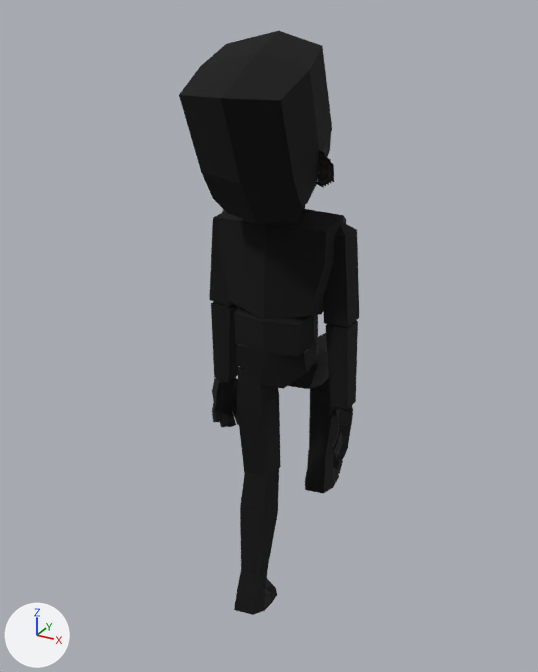
The glTF model _GLTF/-Actors/NewPlayer.gltf, before and after one commit.
One viewpoint serves both versions: a camera (50 mm lens) standing at (0.95, -1.785, 1.86) and looking at (-0.061, 0.052, 0.941). Arrows for +X, +Y and +Z are at lower left; the lights stay in place. The older version comes first. Both versions are drawn at frame 16 of the action 'aWallRunUp-loop'; the numbers are the values there.

In view in the first picture: 'FlatTopOutline', 'Foot.ROutline', 'HipsOutline', 'LowerArm.LOutline', 'LowerArm.ROutline', 'LowerLeg.LOutline', 'LowerLeg.ROutline', 'MidTorsoOutline', 'TorsoOutline', 'UpperArm.ROutline', 'UpperLeg.LOutline', 'UpperLeg.ROutline' and 21 more.
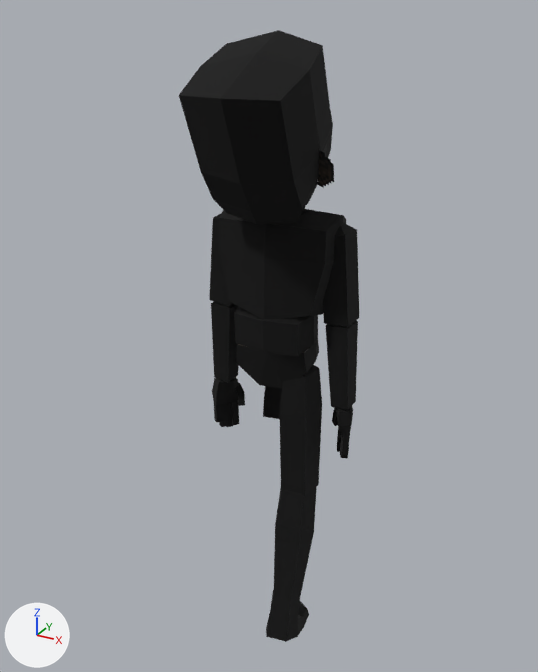
Not drawn themselves, but carrying or shaping drawn objects: ob_bmiddlefinger_l, ob_bmiddlefingertip_l, ob_bringfinger_l, ob_bringfingertip_l, ob_bpinkyfinger_l, ob_bpinkyfingertip_l, ob_bindexfingertip_r, ob_bpinkyfinger_r, ob_bpinkyfingertip_r, ob_bupperleg_l, ob_blowerleg_l, ob_bfoot_l, ob_bfoottip_l, ob_bupperleg_r, ob_blowerleg_r, ob_bfoot_r, ob_bfoottip_r.

Pixel boxes [x1, y1, x2, y2] of what changed, in the pictures (538 x 672 px):
'LowerLeg.ROutline', turned: before [309, 378, 338, 459]; after [274, 487, 317, 601]
'UpperLeg.ROutline', turned: before [288, 333, 329, 389]; after [280, 365, 322, 496]
'UpperLeg.LOutline', turned (not visible afterwards): before [237, 366, 281, 478]
'LowerLeg.LOutline', turned (not visible afterwards): before [240, 469, 279, 575]
'Foot.ROutline', turned: before [305, 450, 339, 494]; after [266, 590, 304, 642]
'Foot.LOutline', turned: before [234, 572, 272, 615]; after [263, 386, 282, 419]
'FootTip.ROutline', turned: before [333, 454, 343, 474]; after [298, 601, 309, 626]
'FootTip.LOutline', turned (not visible afterwards): before [265, 579, 277, 602]
'RingTip.LOutline', turned: before [220, 414, 229, 427]; after [219, 415, 228, 427]
'MiddleTip.LOutline', turned: before [227, 412, 236, 427]; after [226, 413, 233, 427]
'PinkyTip.ROutline', turned: before [338, 445, 348, 457]; after [341, 447, 349, 456]
'IndexTip.ROutline', turned: before [332, 434, 339, 449]; after [337, 436, 341, 452]
'PinkyTip.LOutline', turned: before [212, 412, 221, 422]; after [214, 412, 222, 422]
'Pinky.ROutline', turned: before [341, 436, 349, 448]; after [342, 437, 350, 447]
'Pinky.LOutline', turned: before [212, 402, 221, 413]; after [214, 403, 222, 415]
'Ring.LOutline', turned: before [220, 403, 227, 414]; after [221, 403, 228, 416]
'Middle.LOutline', turned: before [227, 402, 233, 413]; after [227, 403, 232, 414]

The change, as a diff of the scene's bpy script:
```diff
--- a/_GLTF/-Actors/NewPlayer.gltf.py
+++ b/_GLTF/-Actors/NewPlayer.gltf.py
@@ ob_bmiddlefinger_l @@
 ob_bmiddlefinger_l.location = (-0.0842, 0.00625, 0.0115)
-ob_bmiddlefinger_l.rotation_euler = (0.0, 0.0166, 0.0)  # degrees (0, 1, 0)
@@ ob_bmiddlefingertip_l @@
 ob_bmiddlefingertip_l.location = (-0.0469, 0.0, 0.0)
-ob_bmiddlefingertip_l.rotation_euler = (0.0, -0.66, 0.0)  # degrees (0, -38, 0)
@@ ob_bringfinger_l @@
 ob_bringfinger_l.location = (-0.0842, -0.0125, 0.00992)
-ob_bringfinger_l.rotation_euler = (0.0, -0.0578, 0.0872)  # degrees (0, -3.3, 5)
@@ ob_bringfingertip_l @@
 ob_bringfingertip_l.location = (-0.0469, 0.0, 0.0)
-ob_bringfingertip_l.rotation_euler = (0.0, -0.659, 0.0)  # degrees (0, -38, 0)
@@ ob_bpinkyfinger_l @@
 ob_bpinkyfinger_l.location = (-0.0857, -0.0312, 0.00836)
-ob_bpinkyfinger_l.rotation_euler = (0.0, 0.0, 0.218)  # degrees (0, 0, 12)
@@ ob_bpinkyfingertip_l @@
 ob_bpinkyfingertip_l.location = (-0.0344, 0.0, 0.0)
-ob_bpinkyfingertip_l.rotation_euler = (0.0, -0.727, 0.0)  # degrees (0, -42, 0)
@@ ob_bindexfingertip_r @@
 ob_bindexfingertip_r.location = (0.0422, 0.0, 0.0)
-ob_bindexfingertip_r.rotation_euler = (0.0, 0.305, 0.0)  # degrees (0, 17, 0)
@@ ob_bpinkyfinger_r @@
 ob_bpinkyfinger_r.location = (0.0857, -0.0312, 0.00836)
-ob_bpinkyfinger_r.rotation_euler = (0.0000516, 0.0955, -0.218)  # degrees (0, 5.5, -12)
@@ ob_bpinkyfingertip_r @@
 ob_bpinkyfingertip_r.location = (0.0344, 0.0, 0.0)
-ob_bpinkyfingertip_r.rotation_euler = (0.0, 0.209, 0.0)  # degrees (0, 12, 0)
@@ ob_bupperleg_l @@
 ob_bupperleg_l.location = (-0.0645, -0.0148, -0.0496)
-ob_bupperleg_l.rotation_euler = (0.0415, 0.0, 0.0)  # degrees (2.4, 0, 0)
+ob_bupperleg_l.rotation_euler = (2.059, 0.0, 0.0)  # degrees (118, 0, 0)
@@ ob_blowerleg_l @@
 ob_blowerleg_l.location = (-0.00625, 0.00117, -0.386)
-ob_blowerleg_l.rotation_euler = (-0.347, 0.0, 0.0)  # degrees (-20, 0, 0)
+ob_blowerleg_l.rotation_euler = (-2.409, 0.0, 0.0)  # degrees (-138, 0, 0)
@@ ob_bfoot_l @@
 ob_bfoot_l.location = (0.00134, 0.00245, -0.378)
-ob_bfoot_l.rotation_euler = (-0.198, 0.0, 0.0)  # degrees (-11, 0, 0)
+ob_bfoot_l.rotation_euler = (0.14, 0.0, 0.0)  # degrees (8, 0, 0)
@@ ob_bfoottip_l @@
 ob_bfoottip_l.location = (0.000406, 0.0955, -0.0976)
-ob_bfoottip_l.rotation_euler = (0.218, 0.0, 0.0)  # degrees (12, 0, 0)
+ob_bfoottip_l.rotation_euler = (0.654, 0.0, 0.0)  # degrees (37, 0, 0)
@@ ob_bupperleg_r @@
 ob_bupperleg_r.location = (0.0644, -0.0148, -0.0496)
-ob_bupperleg_r.rotation_euler = (1.271, 0.0, 0.0)  # degrees (73, 0, 0)
+ob_bupperleg_r.rotation_euler = (-0.0873, 0.0, 0.0)  # degrees (-5, 0, 0)
@@ ob_blowerleg_r @@
 ob_blowerleg_r.location = (0.00625, 0.00117, -0.386)
-ob_blowerleg_r.rotation_euler = (-1.639, 0.0, 0.0)  # degrees (-94, 0, 0)
+ob_blowerleg_r.rotation_euler = (-0.314, 0.0, 0.0)  # degrees (-18, 0, 0)
@@ ob_bfoot_r @@
 ob_bfoot_r.location = (-0.00134, 0.00245, -0.378)
-ob_bfoot_r.rotation_euler = (0.151, 0.0, 0.0)  # degrees (8.7, 0, 0)
+ob_bfoot_r.rotation_euler = (-0.0873, 0.0, 0.0)  # degrees (-5, 0, 0)
@@ ob_bfoottip_r @@
 ob_bfoottip_r.location = (-0.000406, 0.0955, -0.0976)
-ob_bfoottip_r.rotation_euler = (0.694, 0.0, 0.0)  # degrees (40, 0, 0)
+ob_bfoottip_r.rotation_euler = (0.393, 0.0, 0.0)  # degrees (23, 0, 0)
```
